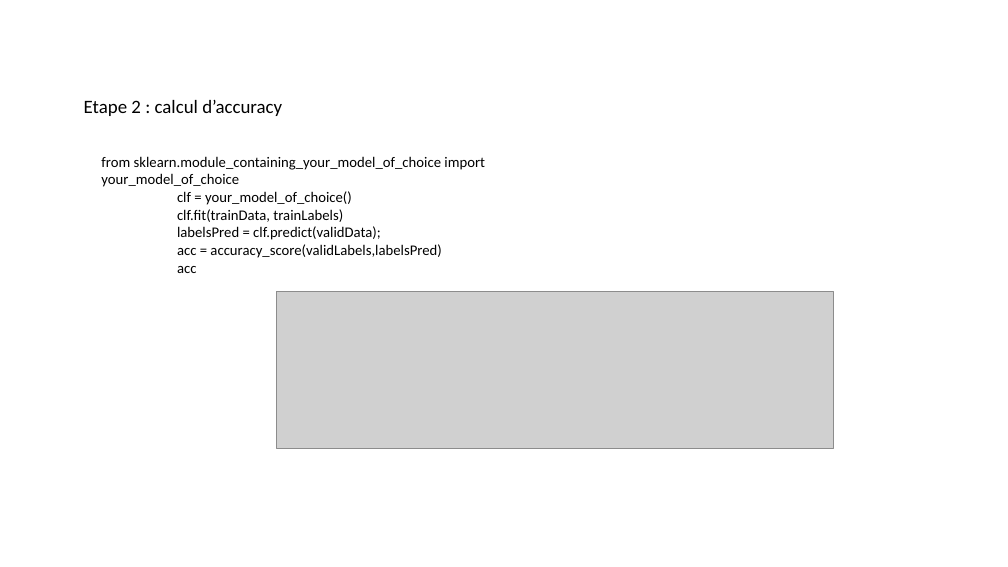
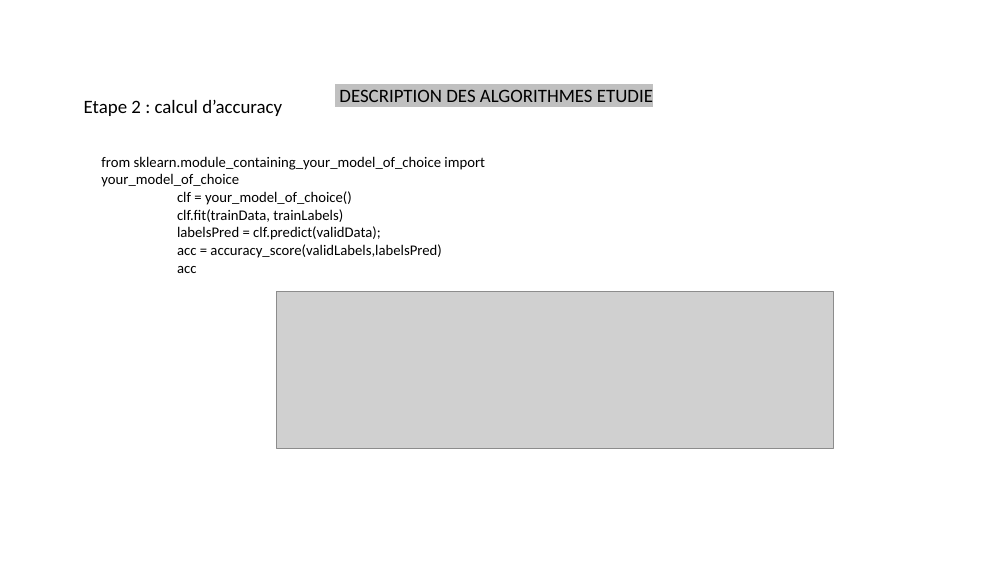
Before and after one commit to 2chenj/FeatureSelectionChallenge, a slide deck: slide 4 of miniProjetRattrapage.pptx. Drawn at 1008x567 pixels with LibreOffice and Linux fonts; fonts in the diff are those of the drawing; grey boxes stand for pictures. Boxes give left, top, right and bottom in pixels: in the first picture for what was removed or moved away, otherwise in the second. Text is boxed around its words. In the diff, an @@ line names an element or a change of style, - is before the commit and + after.

Commit message:
update powerpoint

```diff
--- a/miniProjetRattrapage.pptx
+++ b/miniProjetRattrapage.pptx
@@ text added at (339,89,653,102), 18 pt, text #000000 @@
+DESCRIPTION DES ALGORITHMES ETUDIE
```
Also in this commit, not shown: 5 other slides changed, 1 other file.
